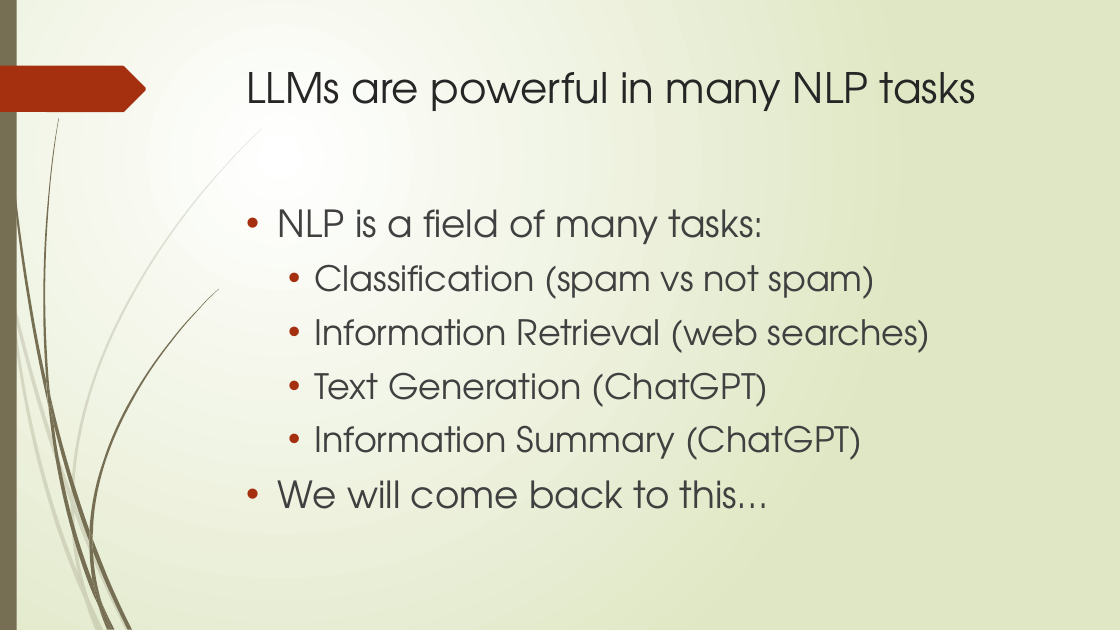
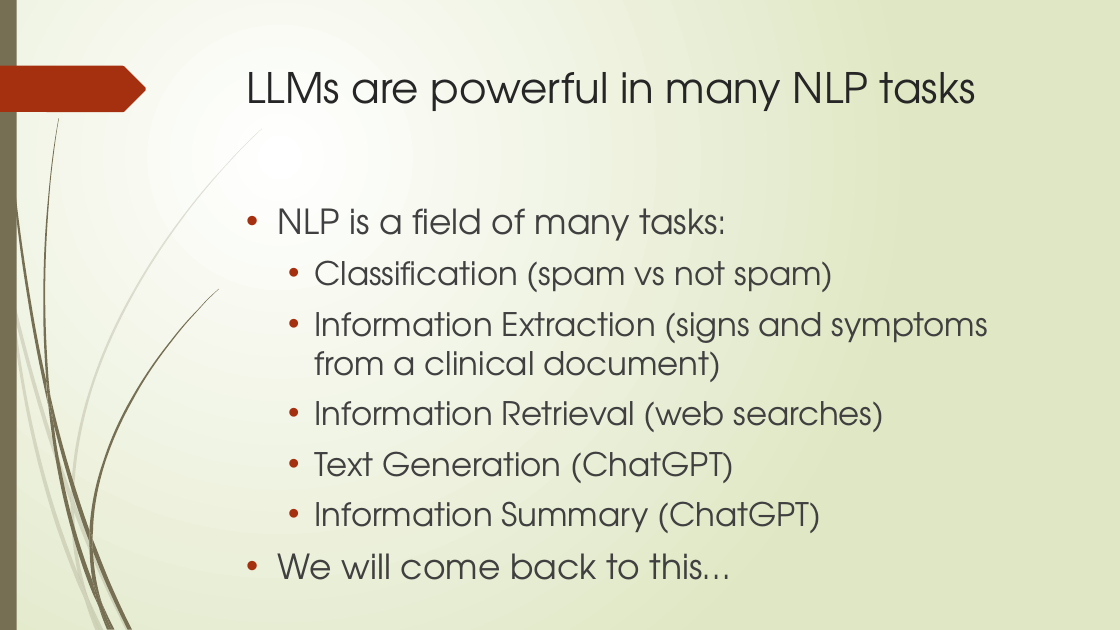
Before and after one commit to abchapman93/DELPHI_Intro_to_NLP_Spring_2024, a slide deck: slide 8 of slides/2024_Delphi_NLP_with_ML_Part_1.pptx. Drawn at 1120x630 pixels with LibreOffice and Linux fonts; fonts in the diff are those of the drawing. Boxes give left, top, right and bottom in pixels: in the first picture for what was removed or moved away, otherwise in the second. Text is boxed around its words. In the diff, an @@ line names an element or a change of style, - is before the commit and + after.

```diff
--- a/slides/2024_Delphi_NLP_with_ML_Part_1.pptx
+++ b/slides/2024_Delphi_NLP_with_ML_Part_1.pptx
@@ text at bbox=[278, 208, 885, 580]: size 32 to 29.6 pt in "NLP is a field of many tasks:", "We will come back to this…"; size 30 to 27.8 pt in "Classification (spam vs not spam)", "Information Retrieval (web searches)", "Text Generation (ChatGPT)", "Information Summary (ChatGPT)" @@
@@ text at bbox=[315, 312, 988, 382]: paragraph added @@
+  • Information Extraction (signs and symptoms from a clinical document)
```
Also in this commit, not shown: 5 other slides changed.
